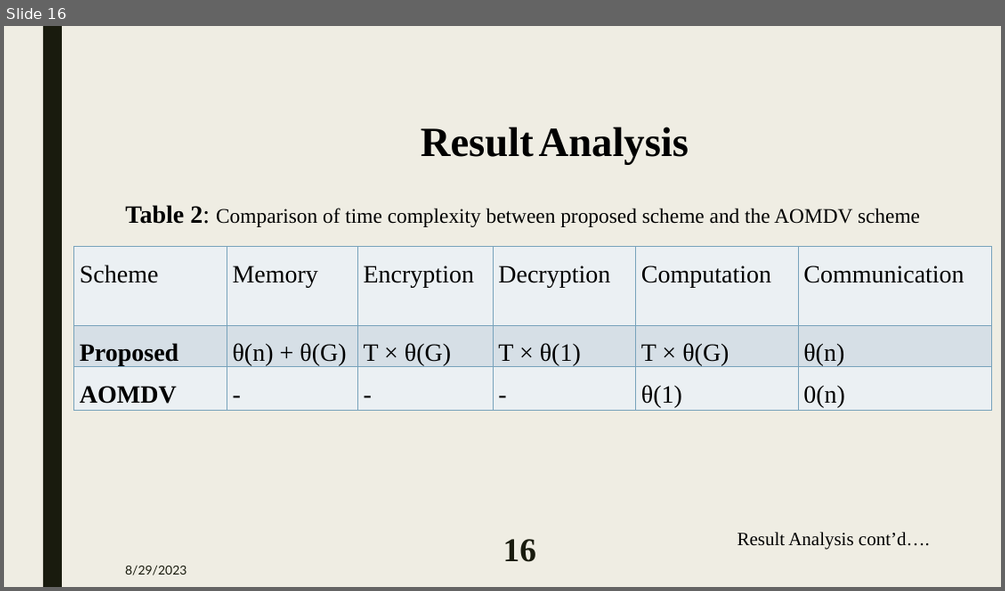
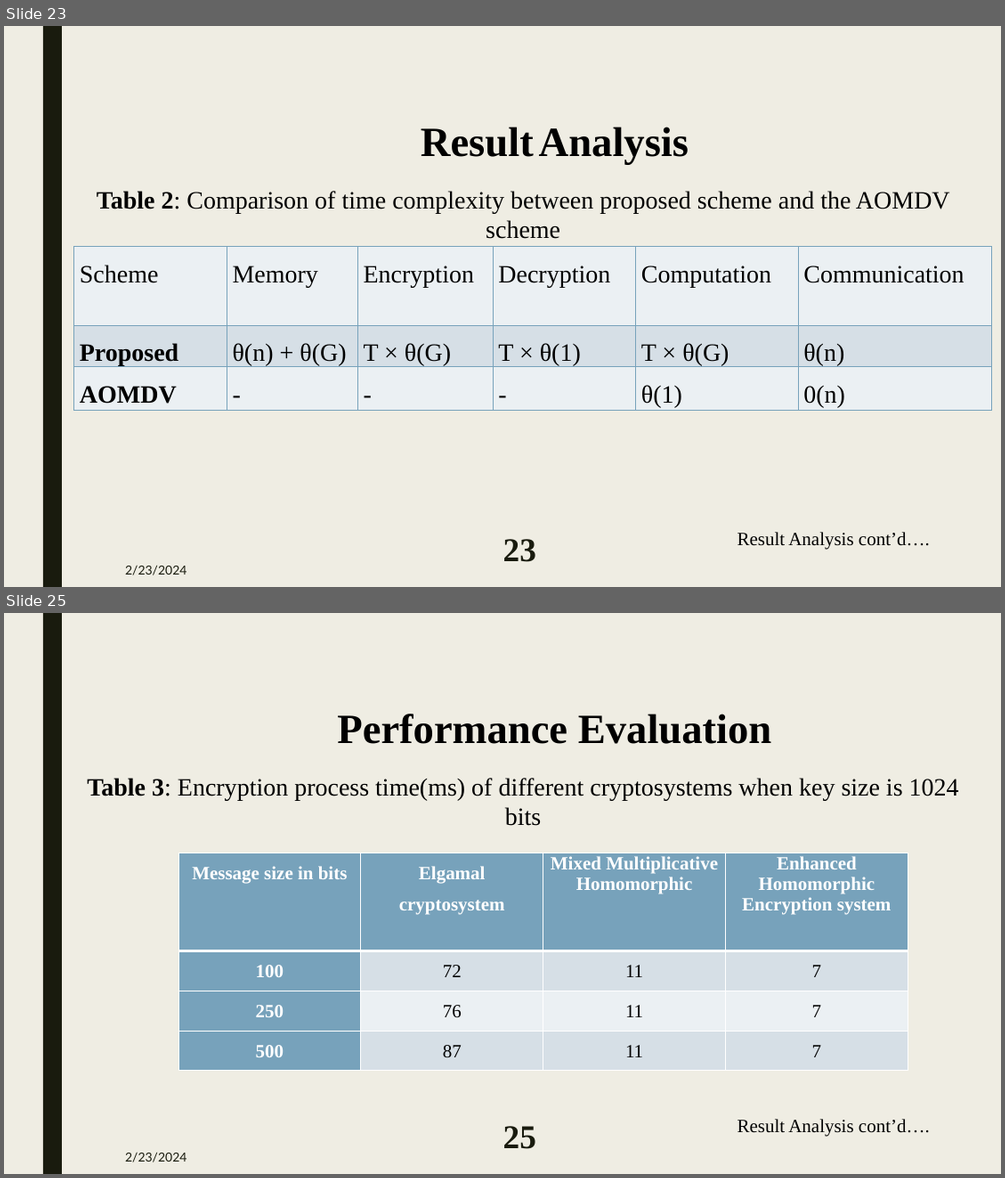
Before and after one commit to MAZHAR1807102/Thesis, a slide deck: 1807102-Predefence.pptx. Shown one above the other, each under a label of ours: slide 16 before the commit, slides 23 and 25 after it; the slides between them are not shown. The pictures are 1005x591 and 1005x1178 pixels, drawn with LibreOffice and Linux fonts; fonts in the diff are those of the drawing. Boxes give left, top, right and bottom in pixels: in the first picture for what was removed or moved away, otherwise in the second. Text is boxed around its words. In the diff, an @@ line names an element or a change of style, - is before the commit and + after.

```diff
--- a/1807102-Predefence.pptx
+++ b/1807102-Predefence.pptx
@@ slide 25 added at [4, 613, 1001, 1174], background #EFEDE3; not listed: 1 template element that a slide beside it also shows @@
@@ text added at [337, 714, 772, 744], 40 pt, text #000000, bold @@
+Performance Evaluation
@@ text added at [87, 778, 959, 826], 24 pt, text #000000 @@
+Table 3: Encryption process time(ms) of different cryptosystems when key size is 1024 bits
@@ table added at [178, 853, 908, 1070], 4 rows, 4 columns @@
+Message size in bits | Elgamal cryptosystem | Mixed Multiplicative Homomorphic | Enhanced Homomorphic Encryption system
+100 | 72 | 11 | 7
+250 | 76 | 11 | 7
+500 | 87 | 11 | 7
@@ text added at [737, 1119, 930, 1136], 18 pt, text #000000 @@
+Result Analysis cont’d….
@@ page number added at [503, 1126, 536, 1149], 32 pt, text #191B0E, bold @@
+25
@@ text added at [125, 1151, 186, 1162], 12 pt, text #191B0E @@
+2/23/2024
@@ what was slide 16 is now slide 23 @@
@@ slide 23 changed as well @@
@@ text "Table 2: Comparison of time ...": place and size @@
-text "Table 2: Comparison of time ..." at [125, 205, 920, 227]
+text "Table 2: Comparison of time ..." at [97, 191, 950, 239]
@@ text "Table 2: Comparison of time ..." at [97, 191, 950, 239]: size 20 to 24 pt @@
@@ page number at [503, 539, 536, 562]: text changed @@
-16
+23
@@ text at [125, 564, 186, 575]: text changed @@
-8/29/2023
+2/23/2024
```
Also in this commit, not shown: 22 other slides changed, 8 other slides added, 25 other files.
